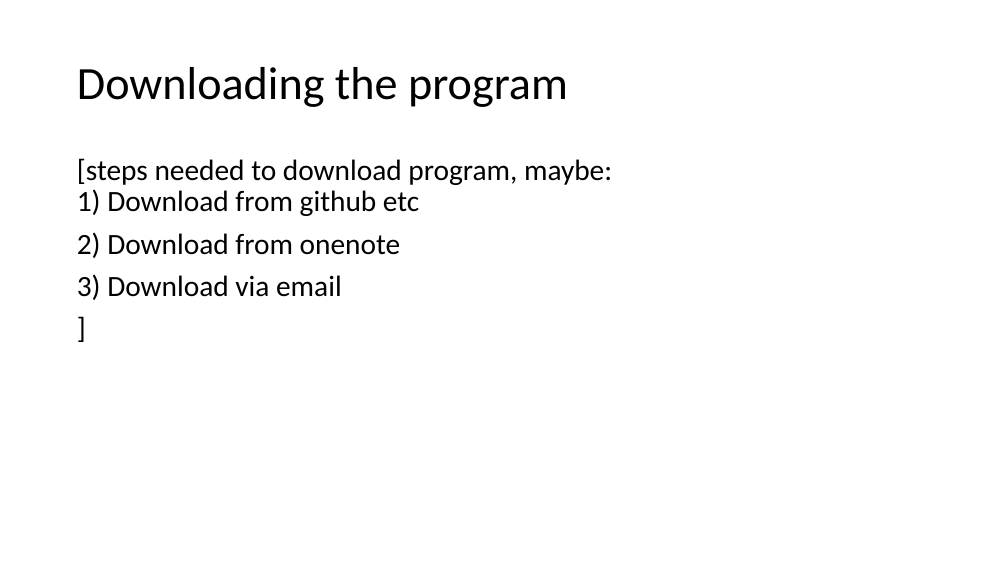
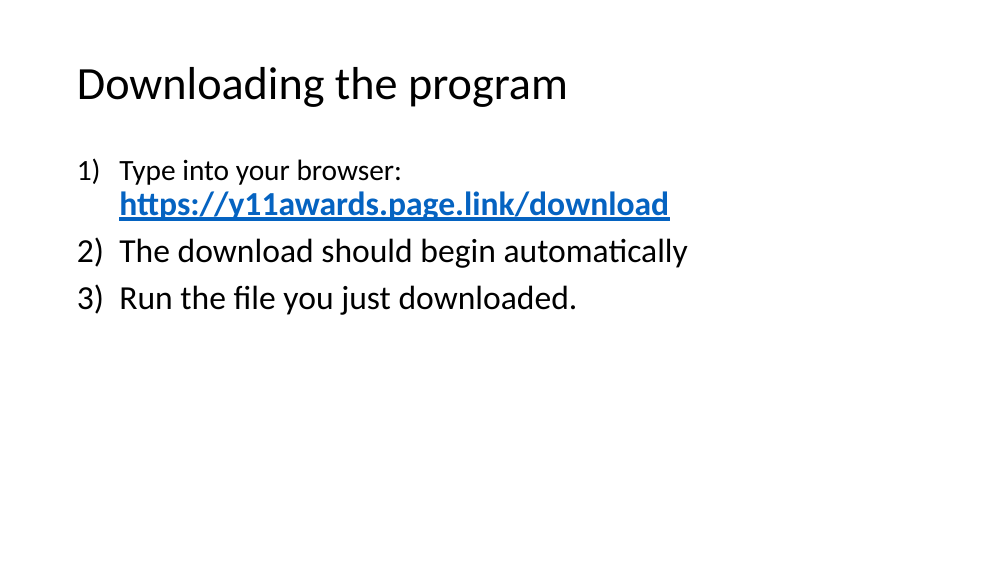
Before and after one commit to TheGrandCoding/awardsserver, a slide deck: slide 2 of TestPPT.pptx. Drawn at 1008x567 pixels with LibreOffice and Linux fonts; fonts in the diff are those of the drawing. Boxes give left, top, right and bottom in pixels: in the first picture for what was removed or moved away, otherwise in the second. Text is boxed around its words. In the diff, an @@ line names an element or a change of style, - is before the commit and + after.

Commit message:
Add how to download exe
To the powerpoint, and updated the existing images

```diff
--- a/TestPPT.pptx
+++ b/TestPPT.pptx
@@ text at [119, 159, 688, 315]: text changed; size 28 to 32 pt @@
-[steps needed to download program, maybe:
-1) Download from github etc
-2) Download from onenote
-3) Download via email
-]
+1) Type into your browser: https://y11awards.page.link/download
+2) The download should begin automatically
+3) Run the file you just downloaded.
```
Also in this commit, not shown: 4 other slides changed.
